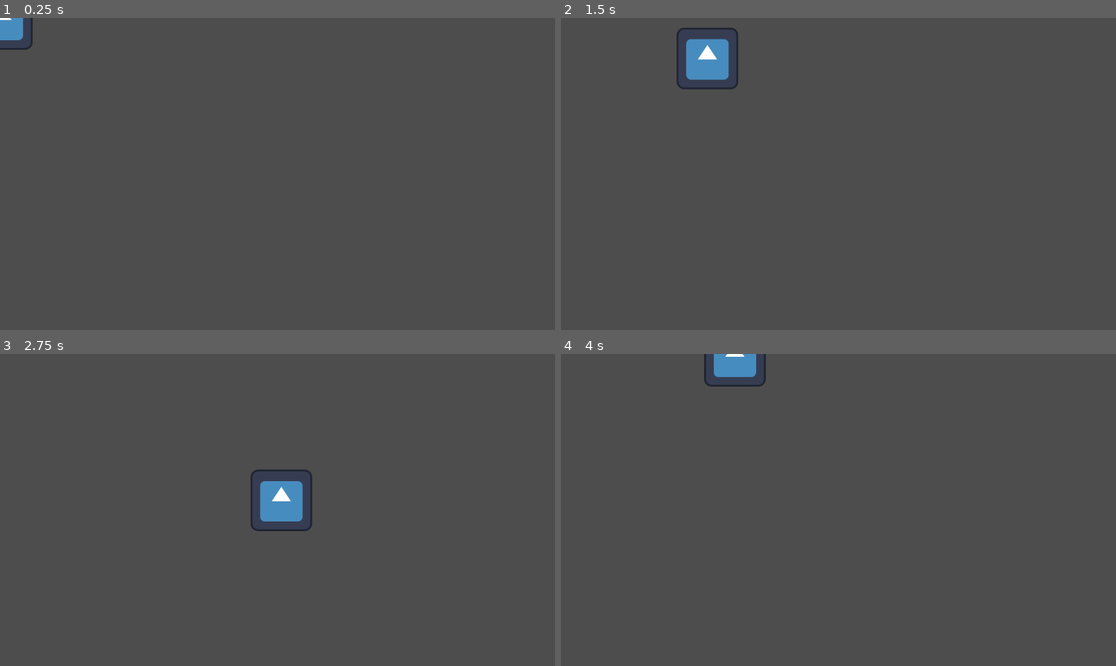
Above: before the commit, frames 1-4 (two rows, left to right).
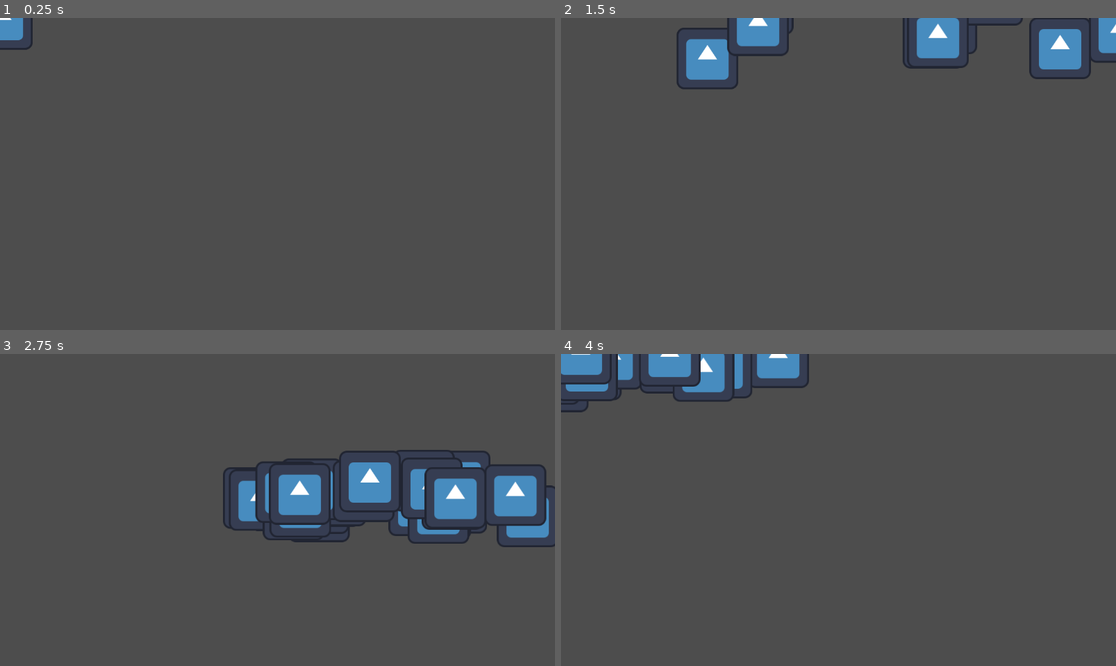
Above: after the commit, the same moments.

Repository: SilasVt/Aldgate
Game: Godot game, scene res://Assets/EarthAssets/Scenes/EarthDimension.tscn
The game is run twice, just before and just after one commit, with the same random seed, the same clock (stepped at 60 frames per second) and the same inputs. The engine's default icon, where the game draws it, is replaced by a stand-in: a white triangle on a blue panel in a dark square.
Inputs:
- Up to frame 1 (0.25 s): no input
- Up to frame 2 (1.5 s): tap Enter at 0.5 s; hold Right (move_right) 0.53-1.28 s; hold Alt (shield_action, bound only after the commit) 0.53-1.28 s; hold S (move_down) from 1.28 s (still down); tap Ctrl (move_fast) at 1.35 s
- Up to frame 3 (2.75 s): tap Alt (shield_action, bound only after the commit) at 1.55 s; release S (move_down) at 2.03 s; hold Right (move_right) from 2.03 s (still down); hold Alt (shield_action, bound only after the commit) from 2.03 s (still down)
- Up to frame 4 (4 s): release Right (move_right) at 2.78 s; release Alt (shield_action, bound only after the commit) at 2.78 s; hold W (move_up) 2.78-3.53 s; tap Alt (shield_action, bound only after the commit) at 2.85, 3.8 s; hold Left (move_left) from 3.53 s (still down); hold Ctrl (move_fast) from 3.53 s (still down)

The runs differ from the first frame. In frame 2, 4.0% of the frame differs, in the area x 29-100%, y 0-20%; in frame 3, 8.5%, in the area x 40-100%, y 30-62%; in frame 4, 3.7%.

Commit message:
.

Diff:
--- a/Assets/Code/Scripts/indigo_player_character.gd
+++ b/Assets/Code/Scripts/indigo_player_character.gd
@@ -7,8 +7,14 @@
 var max_speed := 800
 var min_speed := 400
 
+@onready var damage_area = $DamageArea
+@onready var fire_shield = $DamageArea/FireShield
 
 func _physics_process(delta):
+
+	if damage_area.dead:
+		return
+
 	# Get the input direction and handle the movement/deceleration.
 	# As good practice, you should replace UI actions with custom gameplay actions.
 	var direction = Vector2(Input.get_axis("move_left", "move_right"), Input.get_axis("move_up", "move_down")).normalized()
--- /dev/null
+++ b/Assets/Code/Scripts/indigo_player_collision.gd
@@ -0,0 +1,74 @@
+extends Area2D
+
+static var health := 100
+static var dead := false
+static var shield_equipped := false
+static var equipped_shield_element := "FIRE"
+var incoming_element := "none"
+static var direction
+
+@onready var animated_sprite_2d = $"../AnimatedSprite2D"
+@onready var death_sound = $DeathSound
+@onready var fire_shield = $FireShield
+
+func _on_area_entered(area):
+	if !area.has_method("get_current_attack_damage") or !area.is_in_group("attacking"):
+		return
+
+	if area.has_method("get_element"):
+		incoming_element = area.get_element()
+
+	var blocking = Input.is_action_pressed("blocking")
+
+	if (incoming_element == equipped_shield_element) and shield_equipped and blocking:
+		print("Attack Blocked")
+		#Play Block Sound and animation
+		return
+
+	elif (incoming_element != equipped_shield_element) and shield_equipped and blocking:
+		print("Attack Blocked")
+		print("Shield Broke")
+		return
+
+	if shield_equipped and blocking:
+		#Play Block Sound
+		print("Attack Blocked")
+		return
+	else:
+		var damage = area.get_current_attack_damage()
+
+		health -= damage
+
+	if health <= 0:
+		dead = true
+		death_sound.play()
+
+
+
+func _process(_delta):
+	var direction_t = Vector2(Input.get_axis("move_left", "move_right"), Input.get_axis("move_up", "move_down")).normalized()
+	if direction_t != Vector2(0, 0):
+		direction = direction_t
+
+	match equipped_shield_element:
+		"FIRE":
+			handle_fire_shield()
+		#"water":
+		#	handle_water_state()
+		#"ice":
+		#	handle_ice_state()
+		#"wind":
+		#	handle_wind_state()
+		_:
+			print("unmatched")
+
+
+
+
+func handle_fire_shield():
+
+	if Input.is_action_pressed("shield_action"):
+		fire_shield.set_active(true)
+		fire_shield.set_direction(direction)
+	else:
+		fire_shield.set_active(false)
--- /dev/null
+++ b/Assets/Code/Scripts/player_shield.gd
@@ -0,0 +1,14 @@
+extends Sprite2D
+
+
+
+@onready var fire_shield = $"."
+
+func _ready():
+	pass # Replace with function body.
+
+
+# Called every frame. 'delta' is the elapsed time since the previous frame.
+func _process(delta):
+	var direction = Vector2(Input.get_axis("move_left", "move_right"), Input.get_axis("move_up", "move_down")).normalized()
+	fire_shield.set_active(Input.is_action_pressed("shield_action"))
--- /dev/null
+++ b/Assets/Code/Scripts/player_shield_fire.gd
@@ -0,0 +1,13 @@
+extends Sprite2D
+
+@onready var cpu_particles_2d = $CPUParticles2D
+const TYPE := "Fire"
+
+func _ready():
+	pass # Replace with function body.
+
+func set_direction(new_direction):
+	cpu_particles_2d.direction = new_direction
+
+func set_active(state):
+	cpu_particles_2d.emitting = state
--- a/Assets/GenericAssets/Scenes/indigo.tscn
+++ b/Assets/GenericAssets/Scenes/indigo.tscn
@@ -1,7 +1,9 @@
-[gd_scene load_steps=4 format=3 uid="uid://cera0f328mcil"]
+[gd_scene load_steps=6 format=3 uid="uid://cera0f328mcil"]
 
 [ext_resource type="Script" path="res://Assets/Code/Scripts/indigo_player_character.gd" id="1_k041e"]
 [ext_resource type="Texture2D" uid="uid://b1kfwb5txxygi" path="res://icon.svg" id="2_a366i"]
+[ext_resource type="Script" path="res://Assets/Code/Scripts/indigo_player_collision.gd" id="2_f34yc"]
+[ext_resource type="PackedScene" uid="uid://olo5bjfoipif" path="res://Assets/GenericAssets/Scenes/player_shield_fire.tscn" id="4_5rpml"]
 
 [sub_resource type="RectangleShape2D" id="RectangleShape2D_32p80"]
 size = Vector2(112, 112)
@@ -9,8 +11,21 @@
 [node name="CharacterBody2D" type="CharacterBody2D"]
 script = ExtResource("1_k041e")
 
-[node name="CollisionShape2D" type="CollisionShape2D" parent="."]
-shape = SubResource("RectangleShape2D_32p80")
+[node name="AnimatedSprite2D" type="AnimatedSprite2D" parent="."]
 
 [node name="Icon" type="Sprite2D" parent="."]
 texture = ExtResource("2_a366i")
+
+[node name="DamageArea" type="Area2D" parent="."]
+script = ExtResource("2_f34yc")
+
+[node name="DamageCollisionShape" type="CollisionShape2D" parent="DamageArea"]
+shape = SubResource("RectangleShape2D_32p80")
+
+[node name="FireShield" parent="DamageArea" instance=ExtResource("4_5rpml")]
+
+[node name="DeathSound" type="AudioStreamPlayer2D" parent="DamageArea"]
+
+[node name="PositiveCollisionShape" type="CollisionShape2D" parent="."]
+
+[connection signal="area_entered" from="DamageArea" to="DamageArea" method="_on_area_entered"]
--- /dev/null
+++ b/Assets/GenericAssets/Scenes/player_shield_fire.tscn
@@ -0,0 +1,22 @@
+[gd_scene load_steps=3 format=3 uid="uid://olo5bjfoipif"]
+
+[ext_resource type="Texture2D" uid="uid://b1kfwb5txxygi" path="res://icon.svg" id="1_1l8go"]
+[ext_resource type="Script" path="res://Assets/Code/Scripts/player_shield_fire.gd" id="2_yw3a3"]
+
+[node name="Sprite2D" type="Sprite2D"]
+texture = ExtResource("1_1l8go")
+script = ExtResource("2_yw3a3")
+
+[node name="CPUParticles2D" type="CPUParticles2D" parent="."]
+amount = 30
+lifetime = 3.0
+speed_scale = 3.48
+lifetime_randomness = 1.0
+texture = ExtResource("1_1l8go")
+emission_shape = 2
+emission_sphere_radius = 26.24
+direction = Vector2(0, 0)
+spread = 5.73
+gravity = Vector2(0, 0)
+initial_velocity_min = 6.45
+initial_velocity_max = 842.84
--- a/node_2d.tscn
+++ /dev/null
@@ -1,3 +0,0 @@
-[gd_scene format=3 uid="uid://gf6wylhebi6f"]
-
-[node name="Node2D" type="Node2D"]
--- a/project.godot
+++ b/project.godot
@@ -48,3 +48,8 @@
 "events": [Object(InputEventKey,"resource_local_to_scene":false,"resource_name":"","device":-1,"window_id":0,"alt_press …(182 unchanged characters)…
 ]
 }
+shield_action={
+"deadzone": 0.5,
+"events": [Object(InputEventKey,"resource_local_to_scene":false,"resource_name":"","device":-1,"window_id":0,"alt_pressed":false,"shift_pressed":false,"ctrl_pressed":false,"meta_pressed":false,"pressed":false,"keycode":0,"physical_keycode":4194328,"key_label":0,"unicode":0,"echo":false,"script":null)
+]
+}
